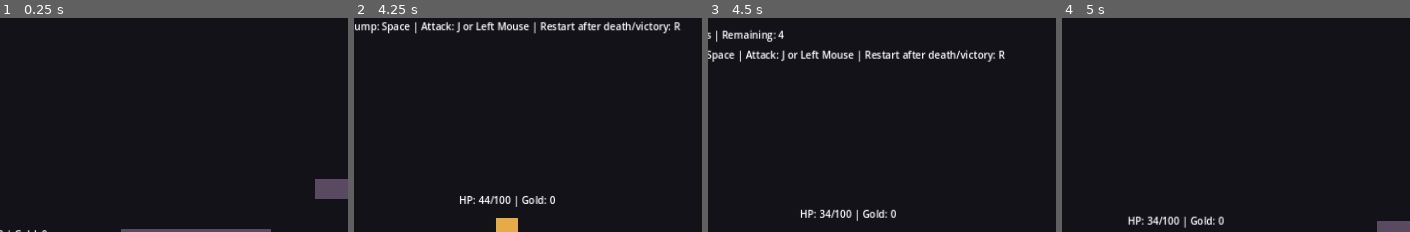
Above: before the commit, frames 1-4 (left to right).
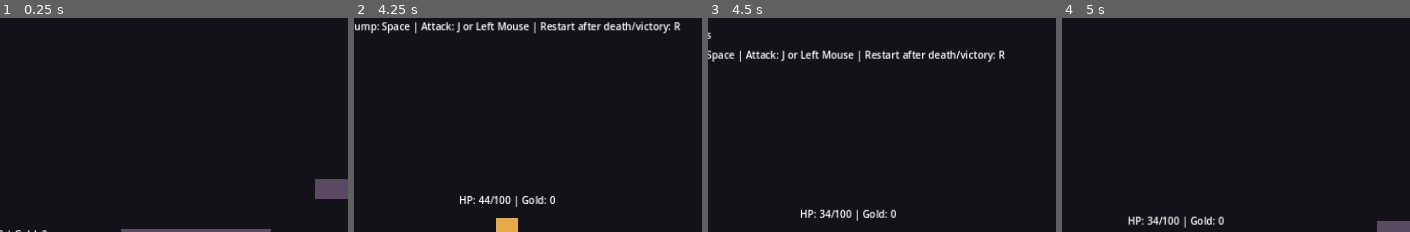
Above: after the commit, the same moments.

Repository: 98longq/relicbound
Game: Godot game, scene res://scenes/levels/test_level.tscn
Two runs of this game, one before a commit and one after it. Both use one fixed random seed, a clock stepped at 60 frames per second and the inputs below.
Inputs (mouse positions are % of the whole screen's width and height, from its top left):
- Up to frame 1 (0.25 s): no input
- Up to frame 2 (4.25 s): tap Enter (ui_accept) at 0.5, 0.77, 1.52, 2, 3.02, 3.77 s; move the mouse to (68, 47) at 0.52 s; hold R 0.53-1.28 s; hold Right (ui_right) 0.53-2.03 s; click (68, 47) at 0.67 s; move the mouse to (20, 58) at 1.27 s; tap Space at 1.35 s; move the mouse to (54, 29) at 2.02 s; hold Left (ui_left) 2.03-2.78 s; hold J 2.03-2.78 s; move the mouse to (37, 74) at 2.77 s; hold Right (ui_right) from 2.78 s (still down); tap R at 2.85 s; click (37, 74) at 2.92 s; move the mouse to (77, 68) at 3.52 s; hold Space from 3.53 s (still down)
- Up to frame 3 (4.5 s): move the mouse to (8, 37) at 4.27 s; release Right (ui_right) at 4.28 s; release Space at 4.28 s; hold Left (ui_left) from 4.28 s (still down); tap J at 4.35 s
- Up to frame 4 (5 s): keep holding Left (ui_left); tap Enter (ui_accept) at 4.52 s
The pictures show only the part of the screen within x 23-73%, y 0-50%; the shares and areas given below are measured in that part.

Frames 1-2 are identical in both runs. In frame 3, 0.5% of the frame differs, in the area x 2-22%, y 5-12%; in frame 4, nothing differs.

Commit message:
Keep level objective UI on HUD layer

Diff:
--- a/scripts/systems/level_controller.gd
+++ b/scripts/systems/level_controller.gd
@@ -5,7 +5,7 @@
 ## Tracks enemy clear condition, displays the current objective, and supports restart after victory.
 ## Later this can become a proper run/room state machine.
 
-@onready var objective_label: Label = $ObjectiveLabel
+@onready var objective_label: Label = $HUD/ObjectiveLabel
 
 var is_victory: bool = false
 
